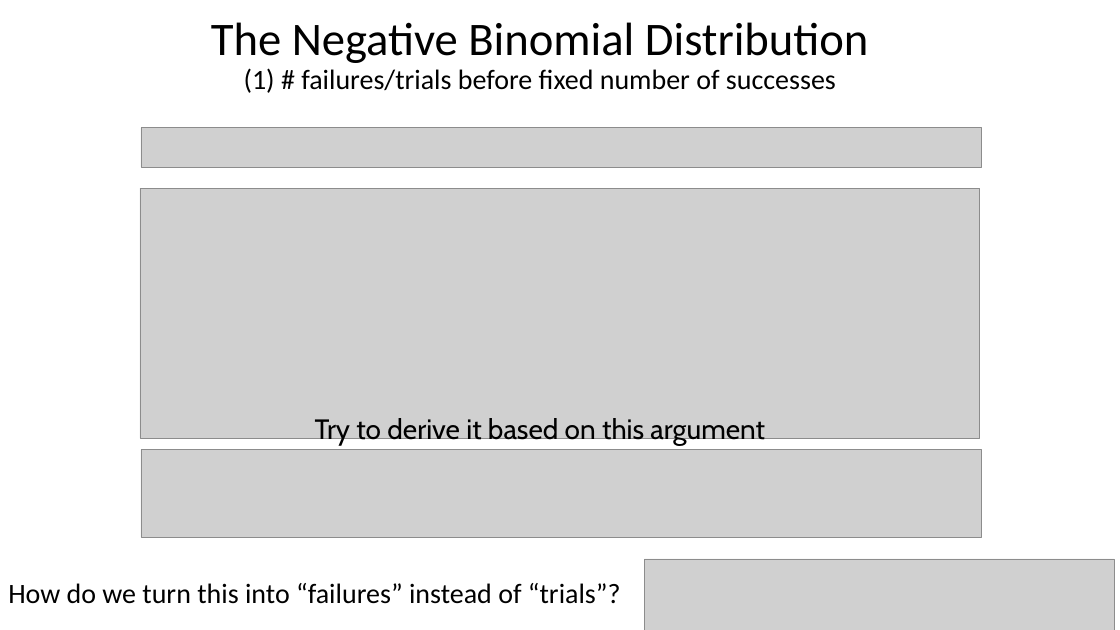
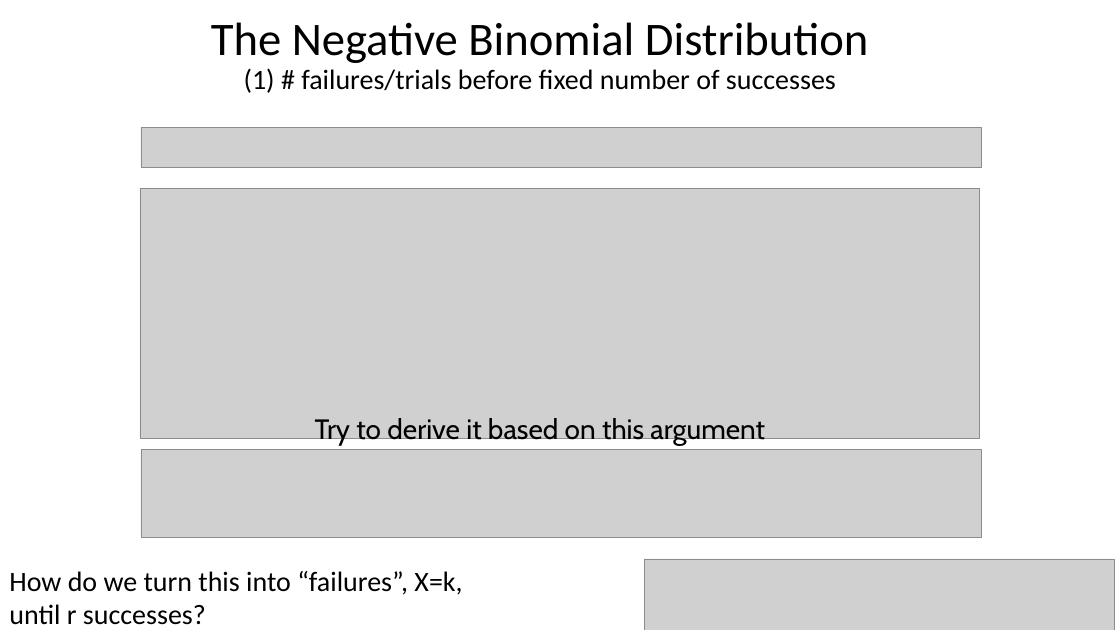
Before and after one commit to taaltree/FW536, a slide deck: slide 34 of Day1_Probability/FW536_Day1_Afternoon Distributions I_nosoln.pptx. Drawn at 1120x630 pixels with LibreOffice and Linux fonts; fonts in the diff are those of the drawing; grey boxes stand for pictures. Boxes give left, top, right and bottom in pixels: in the first picture for what was removed or moved away, otherwise in the second. Text is boxed around its words. In the diff, an @@ line names an element or a change of style, - is before the commit and + after.

```diff
--- a/Day1_Probability/FW536_Day1_Afternoon Distributions I_nosoln.pptx
+++ b/Day1_Probability/FW536_Day1_Afternoon Distributions I_nosoln.pptx
@@ text at (x1=9, y1=571, x2=462, y2=625): text changed @@
-How do we turn this into “failures” instead of “trials”?
+How do we turn this into “failures”, X=k, until r successes?
```
Also in this commit, not shown: 1 other slide changed, 8 other files.
